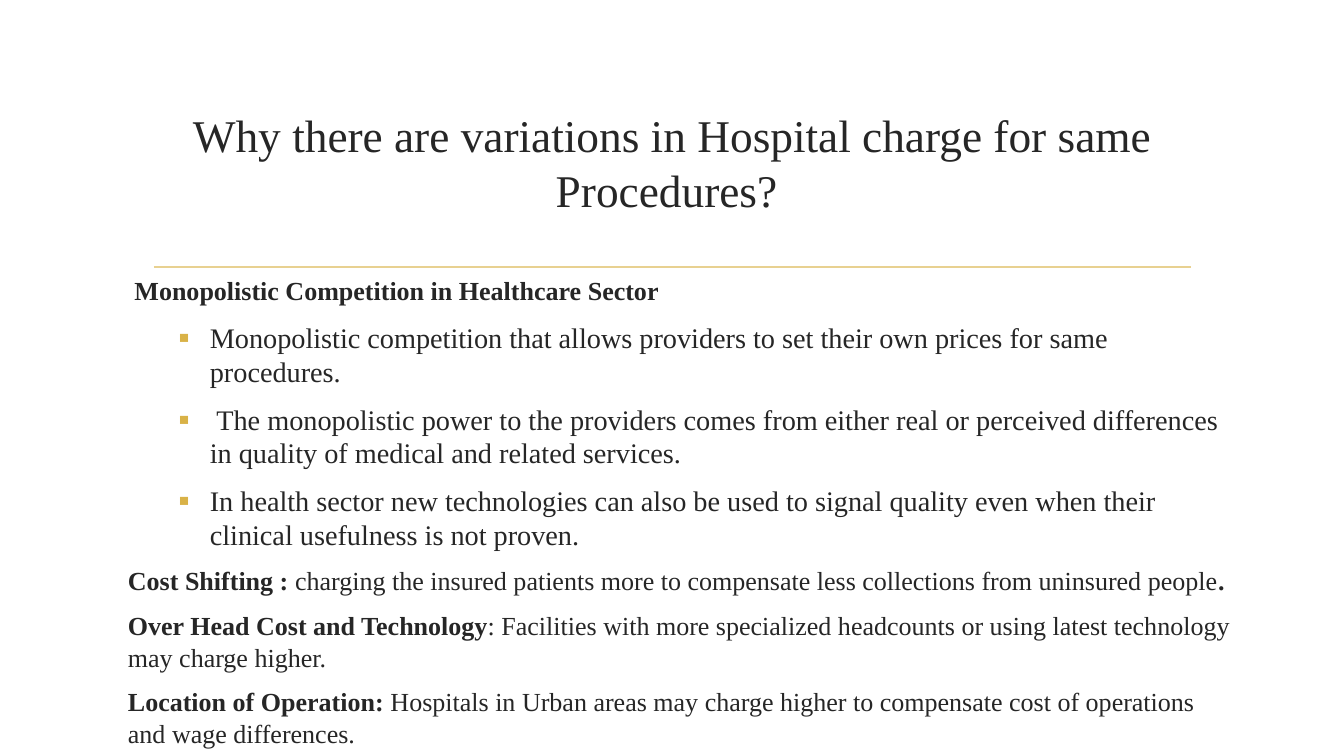
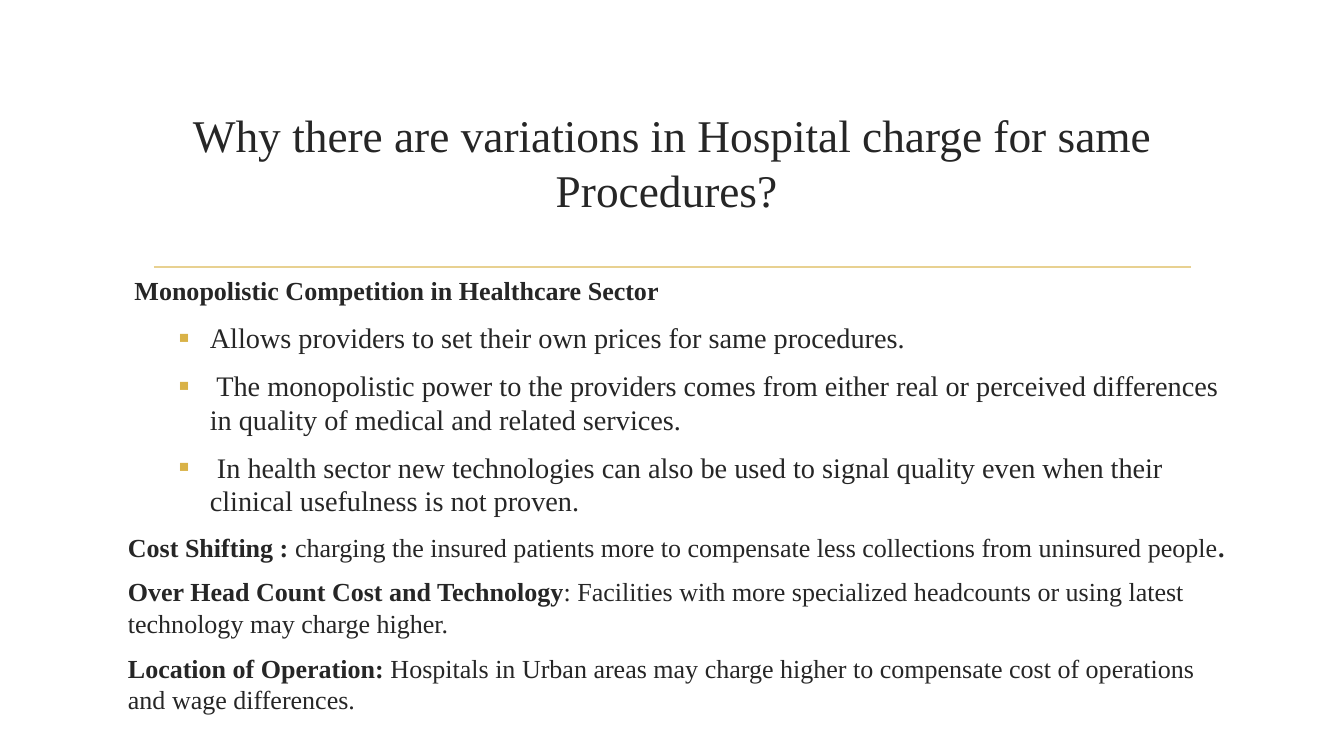
Before and after one commit to asidamo/Variations_In_Hospital_Charges_In_USA, a slide deck: slide 3 of Capstone Presentation.pptx (slide 2 before the commit). Drawn at 1344x756 pixels with LibreOffice and Linux fonts; fonts in the diff are those of the drawing; background and template pictures are left out. Boxes give left, top, right and bottom in pixels: in the first picture for what was removed or moved away, otherwise in the second. Text is boxed around its words. In the diff, an @@ line names an element or a change of style, - is before the commit and + after.

```diff
--- a/Capstone Presentation.pptx
+++ b/Capstone Presentation.pptx
@@ text at (x1=210, y1=328, x2=905, y2=353): text changed @@
-  ▪ Monopolistic competition that allows providers to set their own prices for same procedures.
+  ▪ Allows providers to set their own prices for same procedures.
@@ text at (x1=128, y1=583, x2=1184, y2=639): text changed @@
-Over Head Cost and Technology: Facilities with more specialized headcounts or using latest technology may charge higher.
+Over Head Count Cost and Technology: Facilities with more specialized headcounts or using latest technology may charge higher.
```
Also in this commit, not shown: 13 other slides changed, 1 slide added, 3 slides removed, 1 other file.
